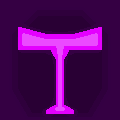
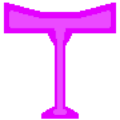
Layer changes from the first (120, 120) image to the second:
painted on "T" over [left=3, top=2, right=117, bottom=119]
removed layer "ColorMask" (was multiply) over [left=0, top=0, right=120, bottom=120]
removed layer "Color" over [left=9, top=7, right=111, bottom=119]